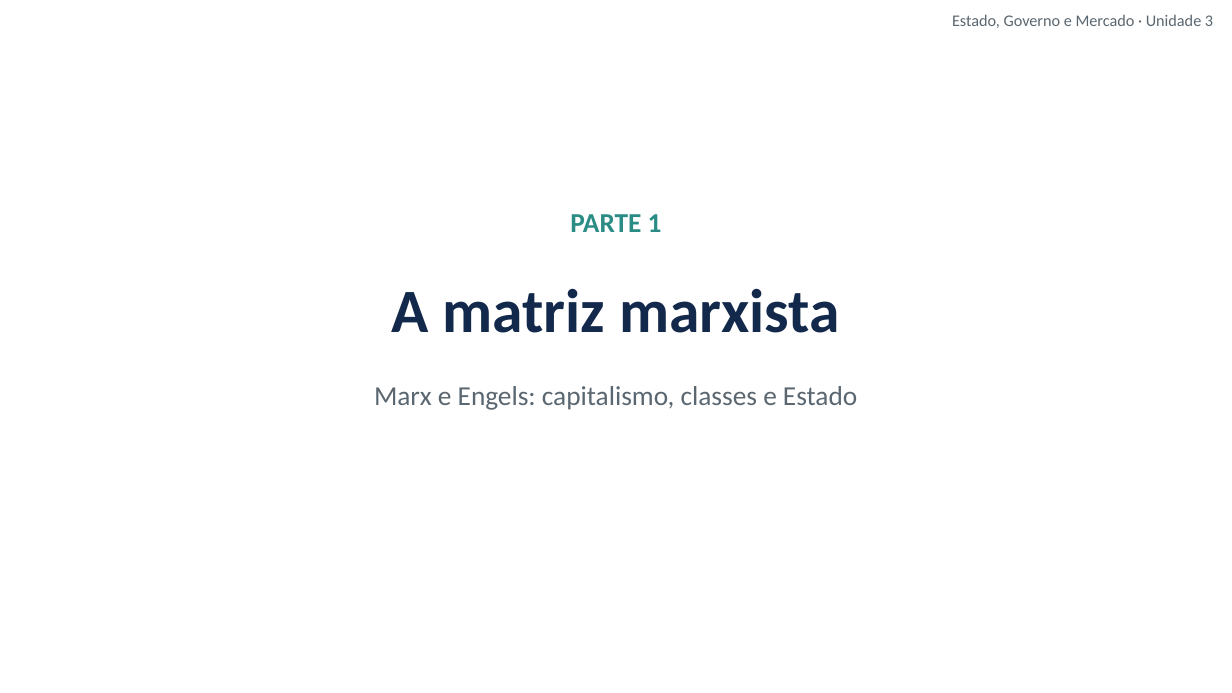
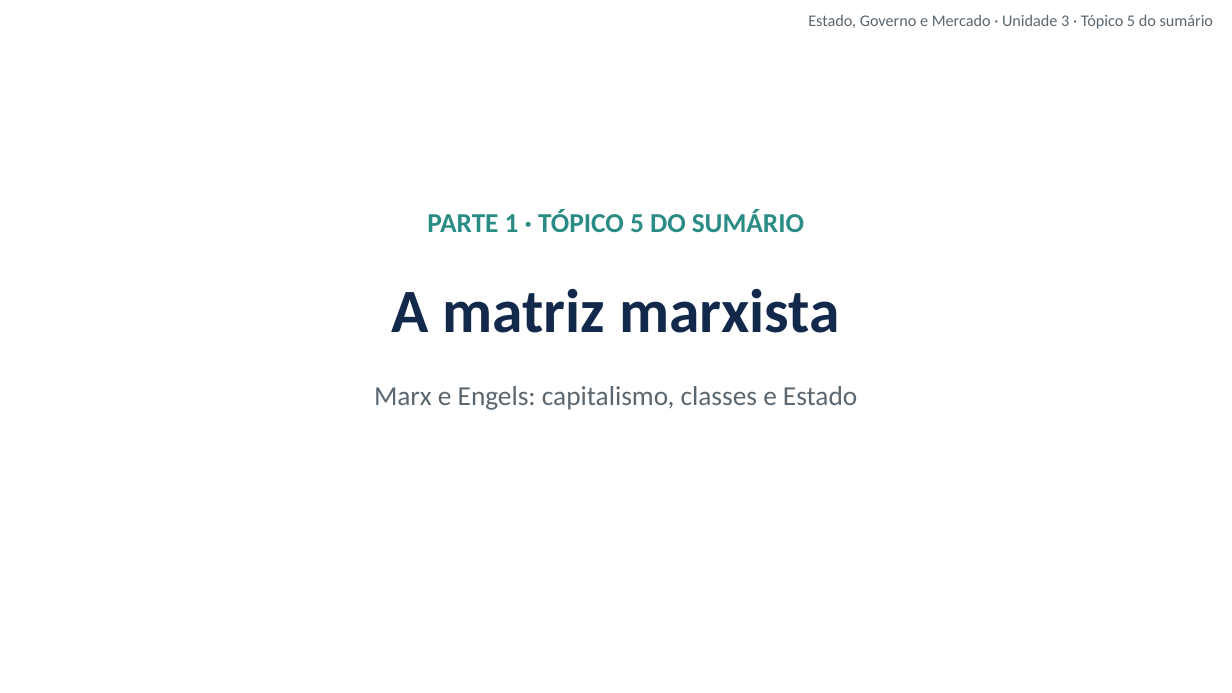
Before and after one commit to cleitonfranco74/gestao_publica, a slide deck: slide 3 of disciplina-01-estado-governo-mercado/materiais/03_Unidade_3_Matriz_Marxista.pptx. Drawn at 1232x693 pixels with LibreOffice and Linux fonts; fonts in the diff are those of the drawing; background and template pictures are left out. Boxes give left, top, right and bottom in pixels: in the first picture for what was removed or moved away, otherwise in the second. Text is boxed around its words. In the diff, an @@ line names an element or a change of style, - is before the commit and + after.

```diff
--- a/disciplina-01-estado-governo-mercado/materiais/03_Unidade_3_Matriz_Marxista.pptx
+++ b/disciplina-01-estado-governo-mercado/materiais/03_Unidade_3_Matriz_Marxista.pptx
@@ text at (808,14,1213,29): text changed @@
-Estado, Governo e Mercado · Unidade 3
+Estado, Governo e Mercado · Unidade 3 · Tópico 5 do sumário
@@ text at (427,210,804,232): text changed @@
-PARTE 1
+PARTE 1 · TÓPICO 5 DO SUMÁRIO
```
Also in this commit, not shown: 14 other slides changed, 1 slide added, 8 other files.
